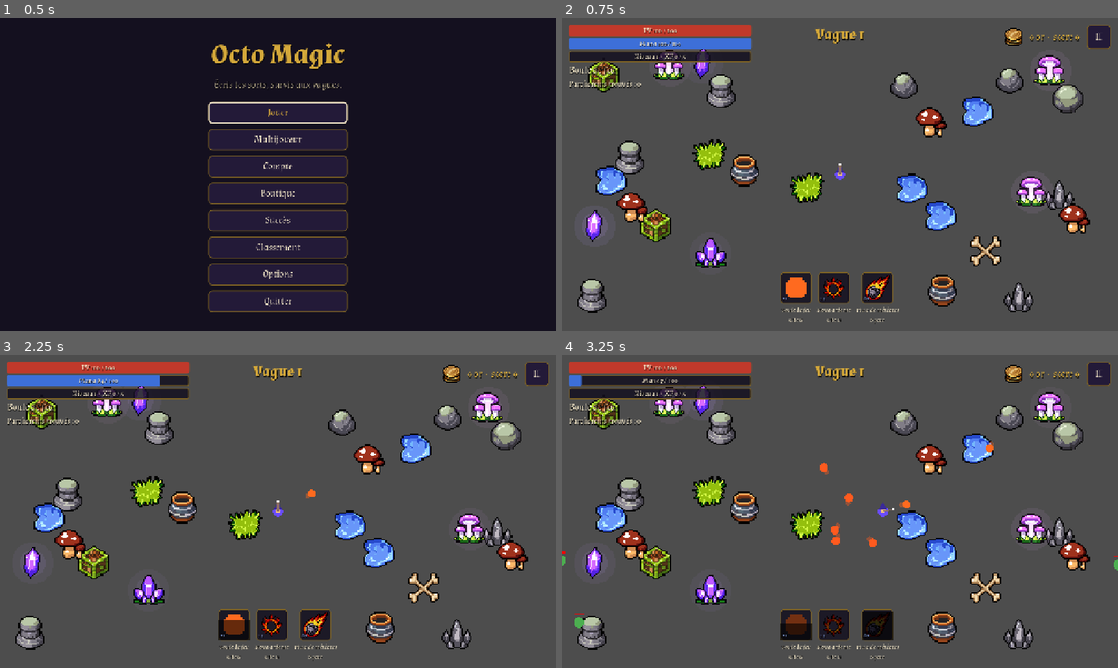
Above: before the commit, frames 1-4 (two rows, left to right).
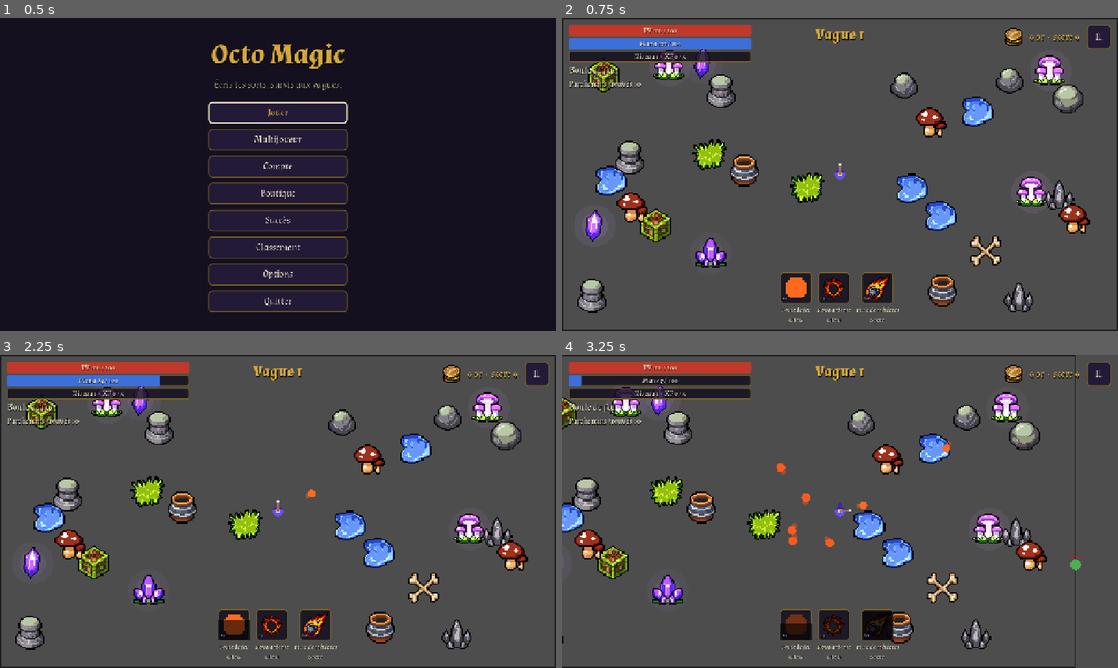
Above: after the commit, the same moments.

Repository: LeandreBl/octo-magic
Game: Godot game, scene res://game/main.tscn
Two runs of this game, one before a commit and one after it. Both use one fixed random seed, a clock stepped at 60 frames per second and the inputs below.
Inputs (mouse positions are in pixels of both pictures, inside the frame that each line leads up to):
- Up to frame 1 (0.5 s): no input
- Up to frame 2 (0.75 s): click "Jouer" at 0.5 s
- Up to frame 3 (2.25 s): click "II" at 1.25 s; click "Reprendre" at 2 s
- Up to frame 4 (3.25 s): tap Enter at 2.75 s; move the mouse to (962, 495) at 2.77 s; hold D (move_right) from 2.78 s (still down); hold Space (cast_ultimate) from 2.78 s (still down); click (962, 495) at 2.92 s

Frame 1 is identical in both runs. In frame 2, 1.4% of the frame differs, in the area x 0-100%, y 0-100%; in frame 3, 1.4%; in frame 4, 19%.

Commit message:
Camera follows the local mage; arena edge drawn; fixed sync node names
The local player's Camera2D keeps it mid-screen while the map scrolls.
Naming the MultiplayerSynchronizers keeps their paths identical on every
peer (an extra child shifted the auto-generated names).

Co-Authored-By: Claude Opus 5.5 <noreply@anthropic.com>

Diff:
--- a/game/decor.gd
+++ b/game/decor.gd
@@ -31,6 +31,7 @@
 
 var sheet: Texture2D
 var items: Array = []  # every placed item, solid or not
+var arena := Rect2()  # the walkable area: its edge is drawn, the camera scrolls past it
 var glow := Node2D.new()
 var halo: Texture2D
 var t := 0.0
@@ -51,6 +52,7 @@
 	sheet = load("res://assets/decor/%s.png" % map)
 	var img := sheet.get_image()
 	items = []
+	arena = rect
 	var inner := rect.grow(-EDGE)
 	for kind in COUNTS:
 		var cells: Array = MAPS[map].filter(func(c): return c[1] == kind)
@@ -139,6 +141,7 @@
 
 
 func _draw() -> void:
+	draw_rect(arena, Color(0, 0, 0, 0.6), false, 4.0)
 	draw_set_transform(Vector2.ZERO, 0.0, Vector2.ONE * SpellArt.PIXEL)
 	for it in items:
 		draw_texture_rect_region(sheet, Rect2(it.pos / SpellArt.PIXEL - it.foot, it.src.size), it.src)
--- a/game/main.gd
+++ b/game/main.gd
@@ -223,6 +223,7 @@
 		var own := MultiplayerSynchronizer.new()  # what the owner steers
 		own.replication_config = _config({"position": ALWAYS, "aim": ALWAYS, "firing": ALWAYS}, false)
 		own.set_multiplayer_authority(d.id)
+		own.name = "Own"  # fixed names: peers resolve sync paths by name, auto names differ per peer
 		n.add_child(own)
 	elif d.kind == "enemy":
 		n = Enemy.new()
@@ -238,6 +239,7 @@
 		sync.replication_config = _config({"position": ALWAYS}, true)
 	n.name = d.name
 	n.position = d.pos
+	sync.name = "Sync"
 	n.add_child(sync)
 	return n
 
--- a/game/player.gd
+++ b/game/player.gd
@@ -51,6 +51,10 @@
 
 func _ready() -> void:
 	add_to_group("players")
+	if peer_id == multiplayer.get_unique_id():  # this peer's mage stays mid-screen, the map scrolls
+		var cam := Camera2D.new()
+		add_child(cam)
+		cam.make_current()
 
 
 ## A player's loadout as it sends it (untrusted) -> a clean one: spells
